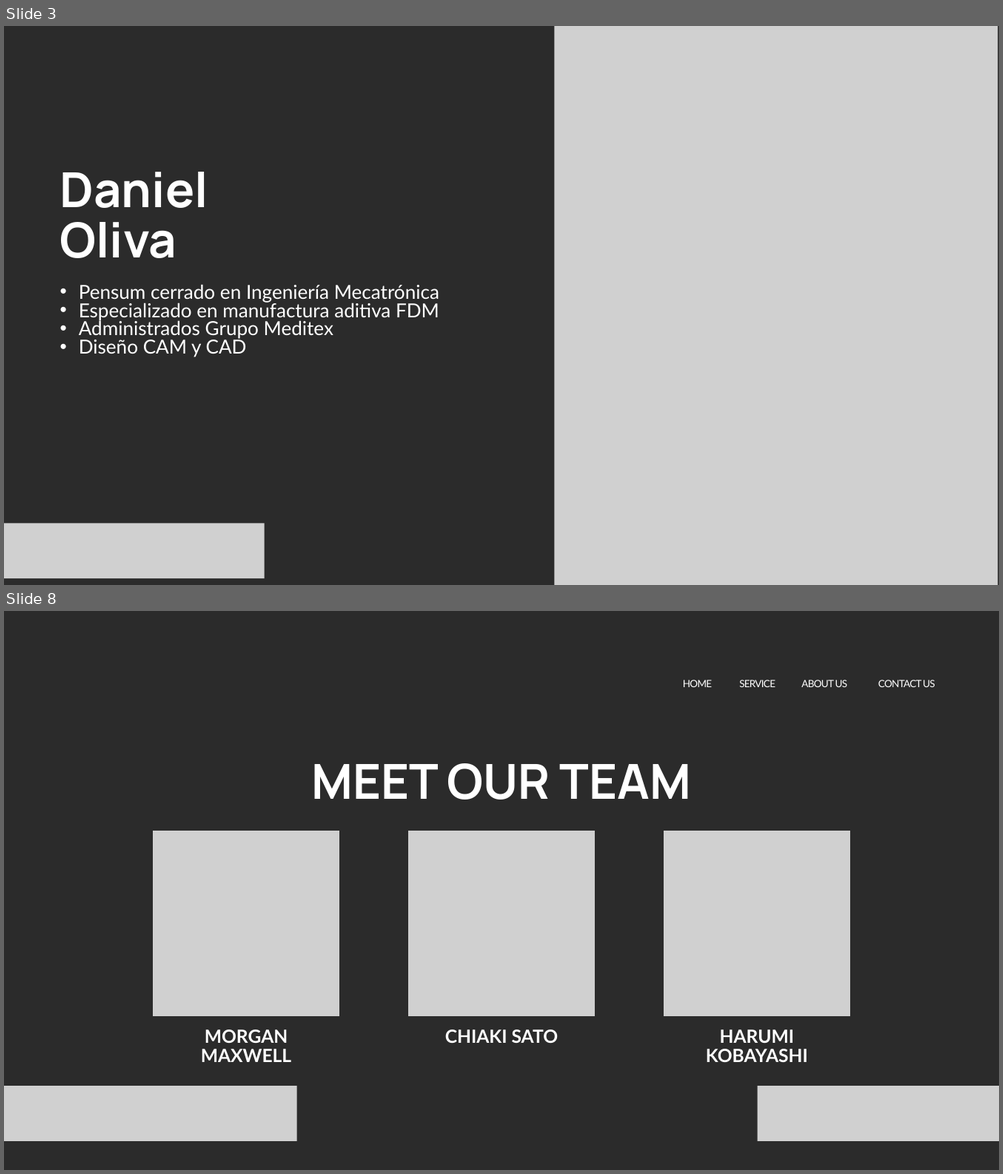
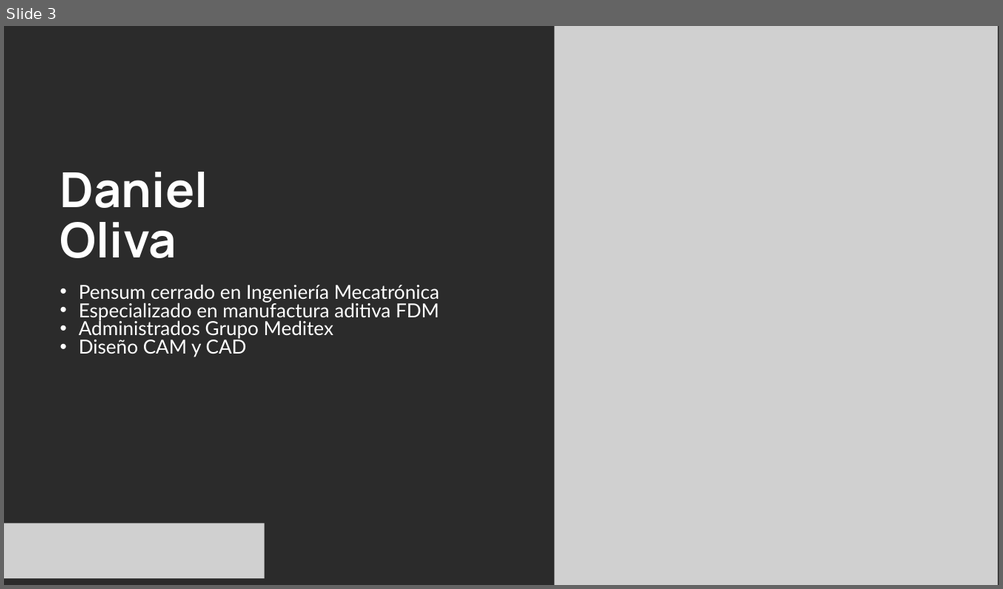
Before and after one commit to PabloJLM/ESPNOW-en-accion, a slide deck: Presentacion ESP NOW.pptx. Shown one above the other, each under a label of ours: slides 3 and 8 before the commit, slide 3 after it; the slides between them are not shown. The pictures are 1003x1174 and 1003x589 pixels, drawn with LibreOffice and Linux fonts; fonts in the diff are those of the drawing; grey boxes stand for pictures; background and template pictures are left out; a plain dark background stands for a picture behind light text. Boxes give left, top, right and bottom in pixels: in the first picture for what was removed or moved away, otherwise in the second. Text is boxed around its words. In the diff, an @@ line names an element or a change of style, - is before the commit and + after.

```diff
--- a/Presentacion ESP NOW.pptx
+++ b/Presentacion ESP NOW.pptx
@@ slide 8 removed at [4,611,999,1170], background picture (left out) @@
@@ text removed at [683,680,711,687] @@
-  HOME
@@ text removed at [739,680,775,687] @@
-  SERVICE
@@ text removed at [801,680,848,687] @@
-  ABOUT US
@@ text removed at [878,680,935,687] @@
-  CONTACT US
@@ text removed at [312,763,691,800] @@
-MEET OUR TEAM
@@ picture removed at [153,830,339,1017] @@
@@ picture removed at [408,830,595,1017] @@
@@ picture removed at [663,830,849,1017] @@
@@ text removed at [201,1030,291,1062] @@
-MORGAN MAXWELL
@@ text removed at [445,1030,558,1043] @@
-CHIAKI SATO
@@ text removed at [706,1030,808,1062] @@
-HARUMI KOBAYASHI
@@ picture removed at [4,1086,296,1142] @@
@@ picture removed at [757,1086,999,1142] @@
```
Also in this commit, not shown: 2 slides changed, 12 slides added, 4 other slides removed, 1 other file.
